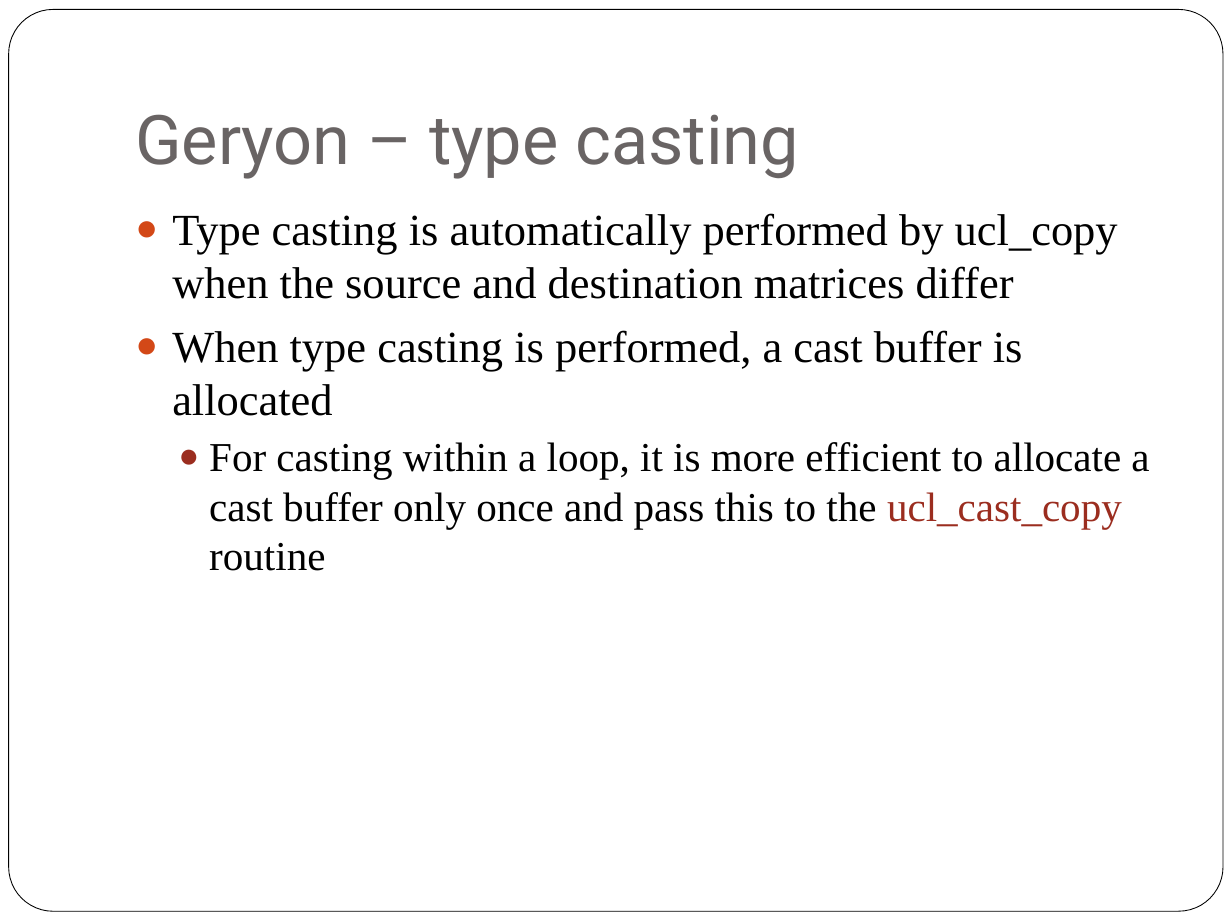
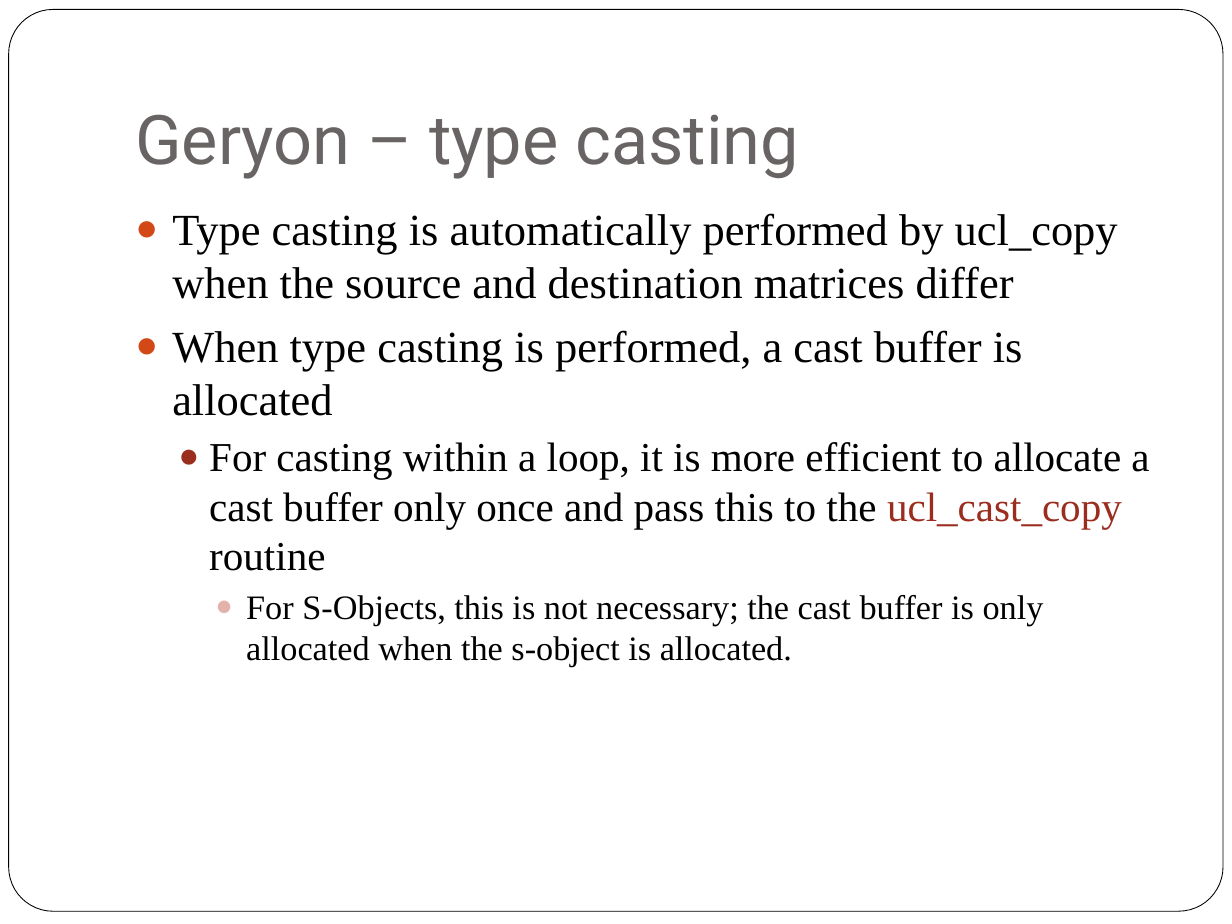
Before and after one commit to scicomp/geryon, a slide deck: slide 37 of geryon.pptx (slide 36 before the commit). Drawn at 1232x924 pixels with LibreOffice and Linux fonts; fonts in the diff are those of the drawing. Boxes give left, top, right and bottom in pixels: in the first picture for what was removed or moved away, otherwise in the second. Text is boxed around its words. In the diff, an @@ line names an element or a change of style, - is before the commit and + after.

Commit message:
Geryon: Updating example and documentation.

```diff
--- a/geryon.pptx
+++ b/geryon.pptx
@@ text at (246, 595, 1044, 667): paragraph added @@
+    ● For S-Objects, this is not necessary; the cast buffer is only allocated when the s-object is allocated.
```
Also in this commit, not shown: 10 other slides changed, 10 slides added, 2 other files.
